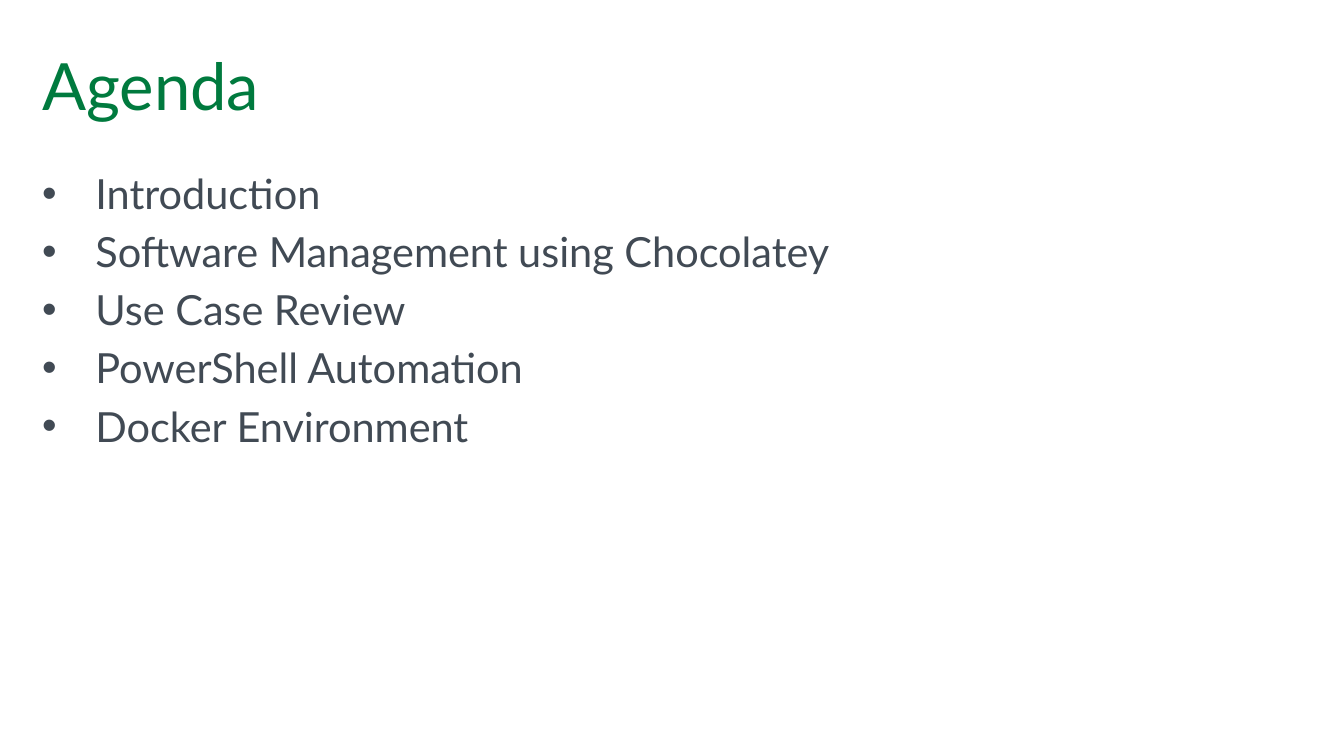
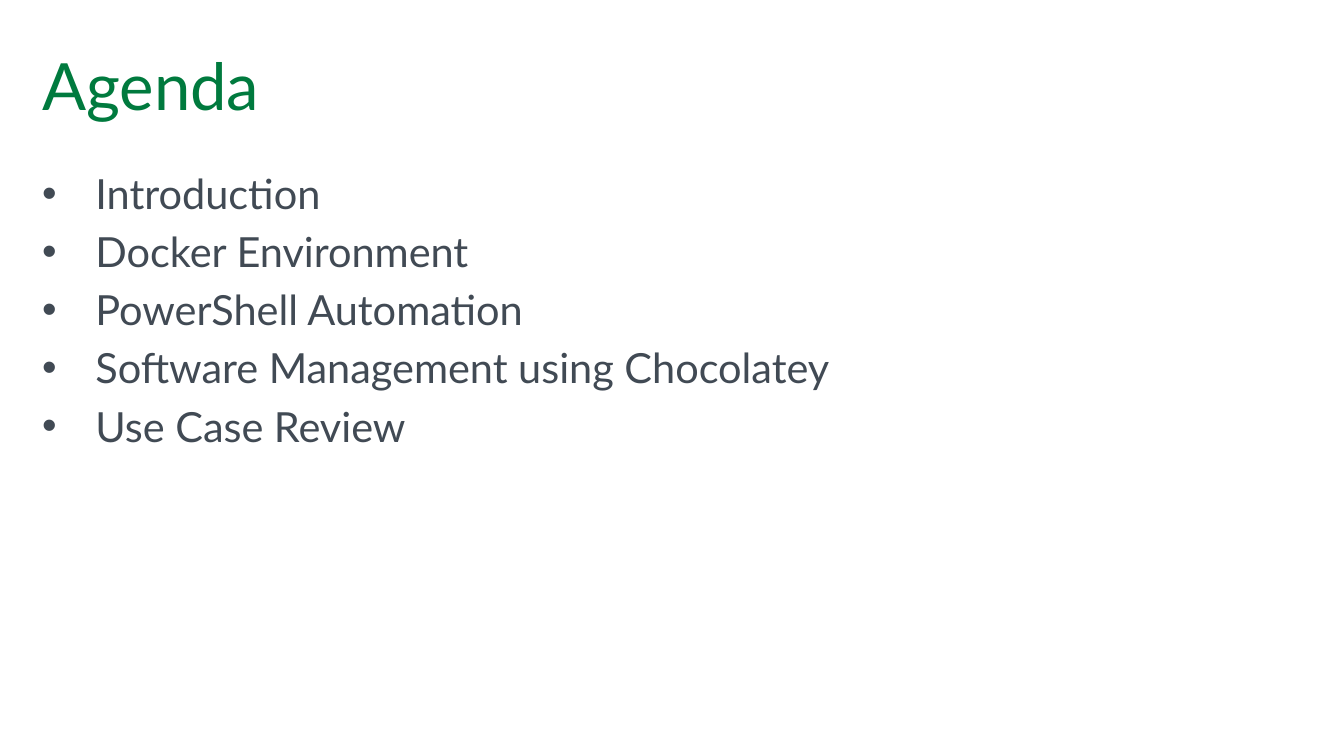
Before and after one commit to SQLPioneer/Presentations, a slide deck: slide 3 of Automation/EnvironmentAutomation.pptx. Drawn at 1344x756 pixels with LibreOffice and Linux fonts; fonts in the diff are those of the drawing; background and template pictures are left out. Boxes give left, top, right and bottom in pixels: in the first picture for what was removed or moved away, otherwise in the second. Text is boxed around its words. In the diff, an @@ line names an element or a change of style, - is before the commit and + after.

```diff
--- a/Automation/EnvironmentAutomation.pptx
+++ b/Automation/EnvironmentAutomation.pptx
@@ text at [95, 236, 522, 326]: paragraphs added @@
+• Docker Environment
+• PowerShell Automation
@@ text at [95, 352, 522, 443]: paragraphs removed @@
-• PowerShell Automation
-• Docker Environment
```
Also in this commit, not shown: 1 other slide changed, 10 slides added, 3 slides removed.
